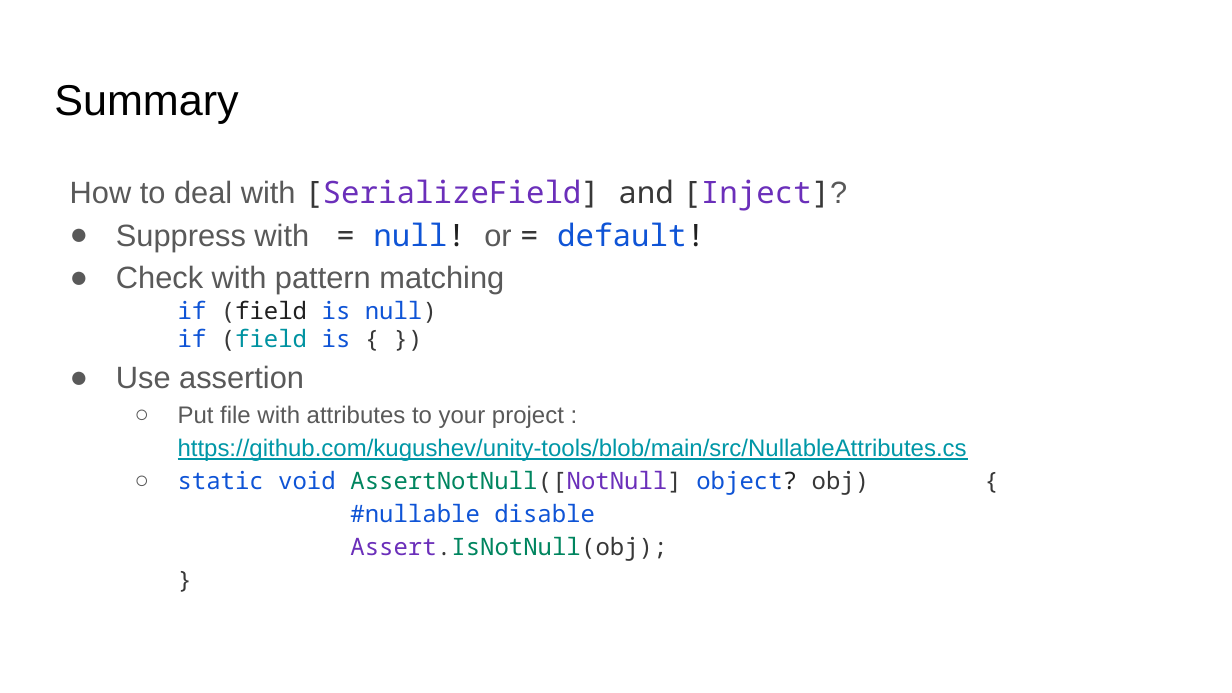
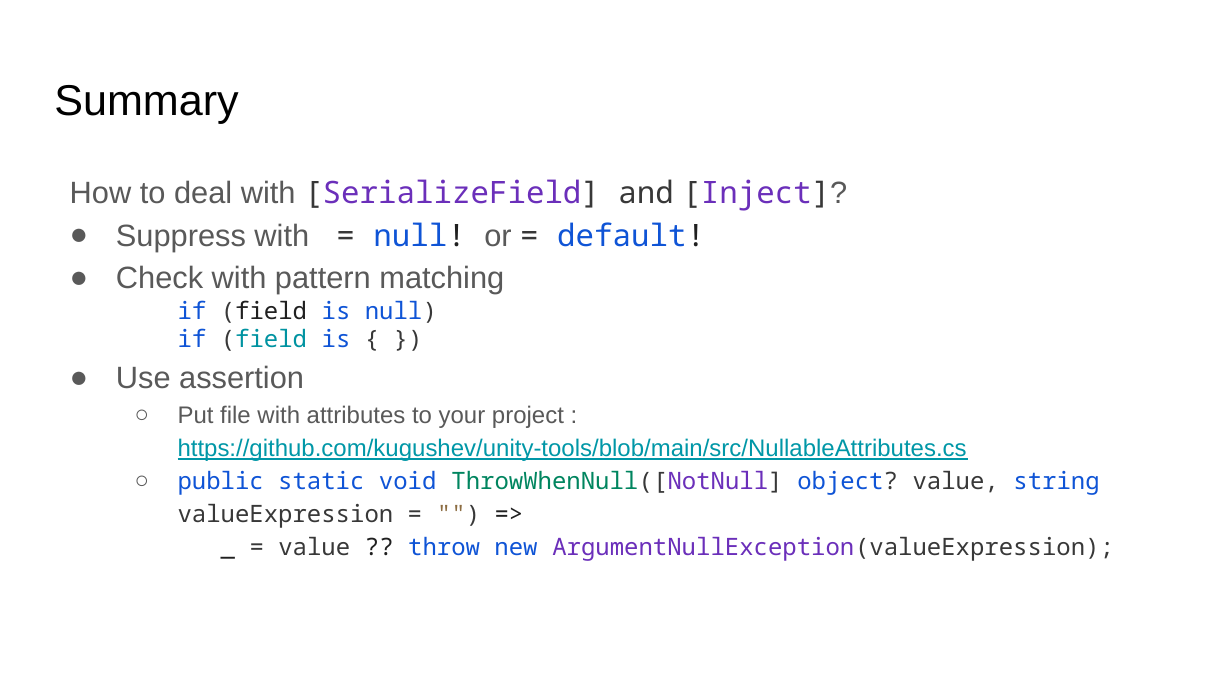
Before and after one commit to kugushev/presentations, a slide deck: slide 13 of 2021_NullabilityInUnity/Presentation.pptx. Drawn at 1232x693 pixels with LibreOffice and Linux fonts; fonts in the diff are those of the drawing; background and template pictures are left out. Boxes give left, top, right and bottom in pixels: in the first picture for what was removed or moved away, otherwise in the second. Text is boxed around its words. In the diff, an @@ line names an element or a change of style, - is before the commit and + after.

Commit message:
finalize presentation

```diff
--- a/2021_NullabilityInUnity/Presentation.pptx
+++ b/2021_NullabilityInUnity/Presentation.pptx
@@ text at (x1=178, y1=470, x2=1114, y2=561): text changed; text colour #0F54D6 to #383838 @@
-  ○ static void AssertNotNull([NotNull] object? obj) {
-    #nullable disable
-    Assert.IsNotNull(obj);
-    }
+  ○ public static void ThrowWhenNull([NotNull] object? value, string valueExpression = "") =>
+    _ = value ?? throw new ArgumentNullException(valueExpression);
```
